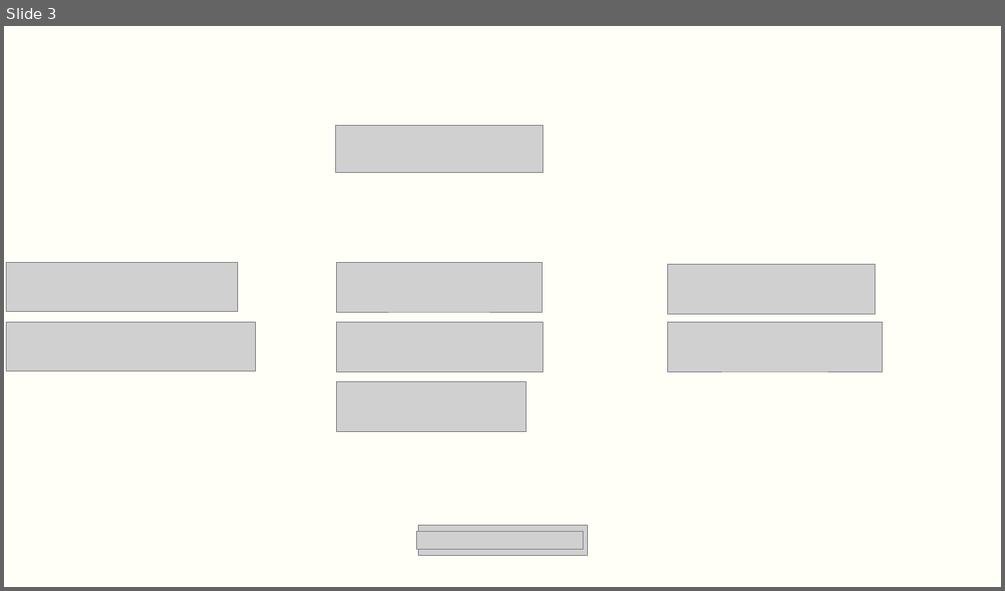
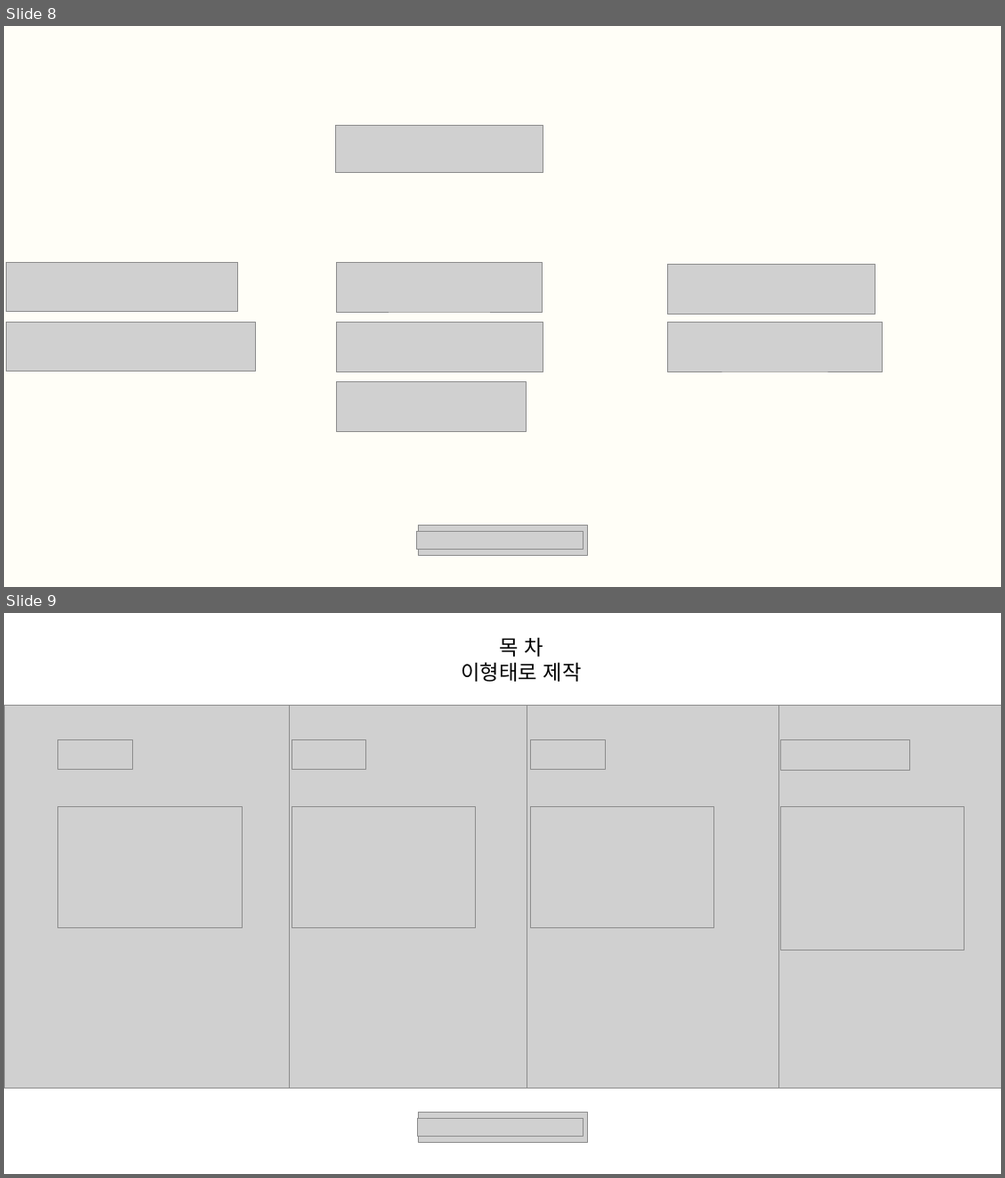
Before and after one commit to naleetwo/MidtermProject, a slide deck: PPT/2팀 중간프로젝트.pptx. Shown one above the other, each under a label of ours: slide 3 before the commit, slides 8 and 9 after it. The pictures are 1005x591 and 1005x1178 pixels, drawn with LibreOffice and Linux fonts; fonts in the diff are those of the drawing; grey boxes stand for pictures; background and template pictures are left out. Boxes give left, top, right and bottom in pixels: in the first picture for what was removed or moved away, otherwise in the second. Text is boxed around its words. In the diff, an @@ line names an element or a change of style, - is before the commit and + after.

```diff
--- a/PPT/2팀 중간프로젝트.pptx
+++ b/PPT/2팀 중간프로젝트.pptx
@@ slide 9 added at [4,613,1001,1174], background picture (left out) @@
@@ text added at [461,637,582,682], 30 pt, text #000000 @@
+목 차
+이형태로 제작
@@ picture added at [4,705,1001,1087] @@
@@ picture added at [4,705,289,1087] @@
@@ picture added at [243,705,526,1087] @@
@@ picture added at [494,705,778,1087] @@
@@ picture added at [58,739,132,770] @@
@@ picture added at [291,739,366,770] @@
@@ picture added at [530,739,605,770] @@
@@ picture added at [780,739,910,770] @@
@@ picture added at [58,806,242,927] @@
@@ picture added at [291,806,475,927] @@
@@ picture added at [530,806,713,927] @@
@@ picture added at [780,806,964,950] @@
@@ picture added at [418,1112,587,1143] @@
@@ picture added at [418,1118,582,1135] @@
@@ what was slide 3 is now slide 8 @@
```
Also in this commit, not shown: 2 slides changed, 7 other slides added, 2 slides removed.
